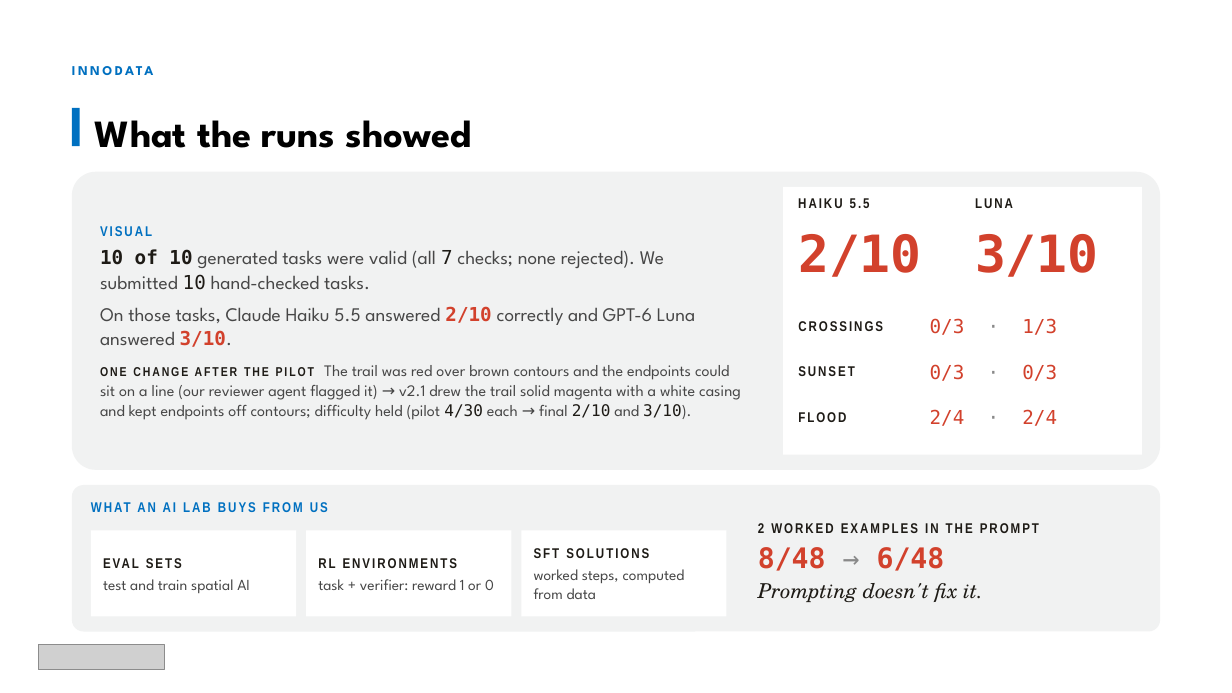
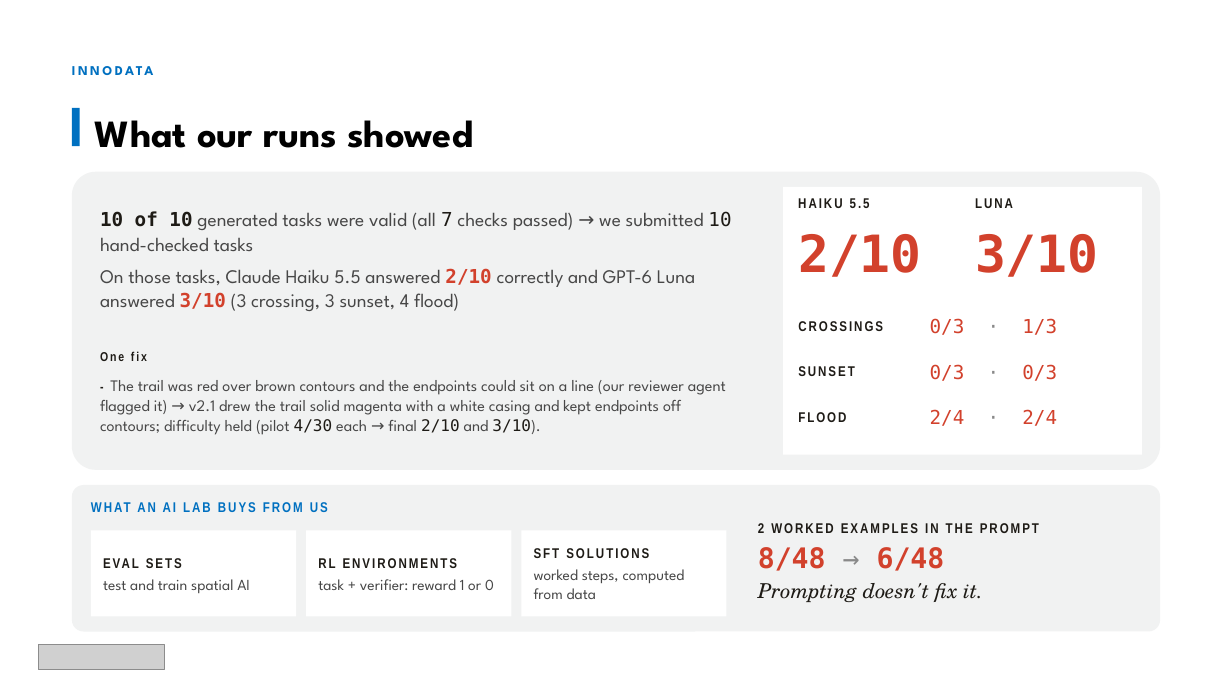
Before and after one commit to Alex-Epstein/innodata-hack, a slide deck: slide 4 of slides/TheMapVsTheMountain.pptx. Drawn at 1232x693 pixels with LibreOffice and Linux fonts; fonts in the diff are those of the drawing; grey boxes stand for pictures. Boxes give left, top, right and bottom in pixels: in the first picture for what was removed or moved away, otherwise in the second. Text is boxed around its words. In the diff, an @@ line names an element or a change of style, - is before the commit and + after.

```diff
--- a/slides/TheMapVsTheMountain.pptx
+++ b/slides/TheMapVsTheMountain.pptx
@@ text at (95, 120, 473, 148): text changed @@
-What the runs showed
+What our runs showed
@@ text at (100, 211, 731, 435): text changed @@
-VISUAL
-10 of 10 generated tasks were valid (all 7 checks; none rejected). We submitted 10 hand-checked tasks.
-On those tasks, Claude Haiku 5.5 answered 2/10 correctly and GPT-6 Luna answered 3/10.
-ONE CHANGE AFTER THE PILOT The trail was red over brown contours and the endpoints could sit on a line (our reviewer agent flagged it) → v2.1 drew the trail solid magenta with a white casing and kept endpoints off contours; difficulty held (pilot 4/30 each → final 2/10 and 3/10).
+10 of 10 generated tasks were valid (all 7 checks passed) → we submitted 10 hand-checked tasks
+On those tasks, Claude Haiku 5.5 answered 2/10 correctly and GPT-6 Luna answered 3/10 (3 crossing, 3 sunset, 4 flood)
+One fix
+- The trail was red over brown contours and the endpoints could sit on a line (our reviewer agent flagged it) → v2.1 drew the trail solid magenta with a white casing and kept endpoints off contours; difficulty held (pilot 4/30 each → final 2/10 and 3/10).
```
Also in this commit, not shown: 2 other slides changed, 1 other file.
